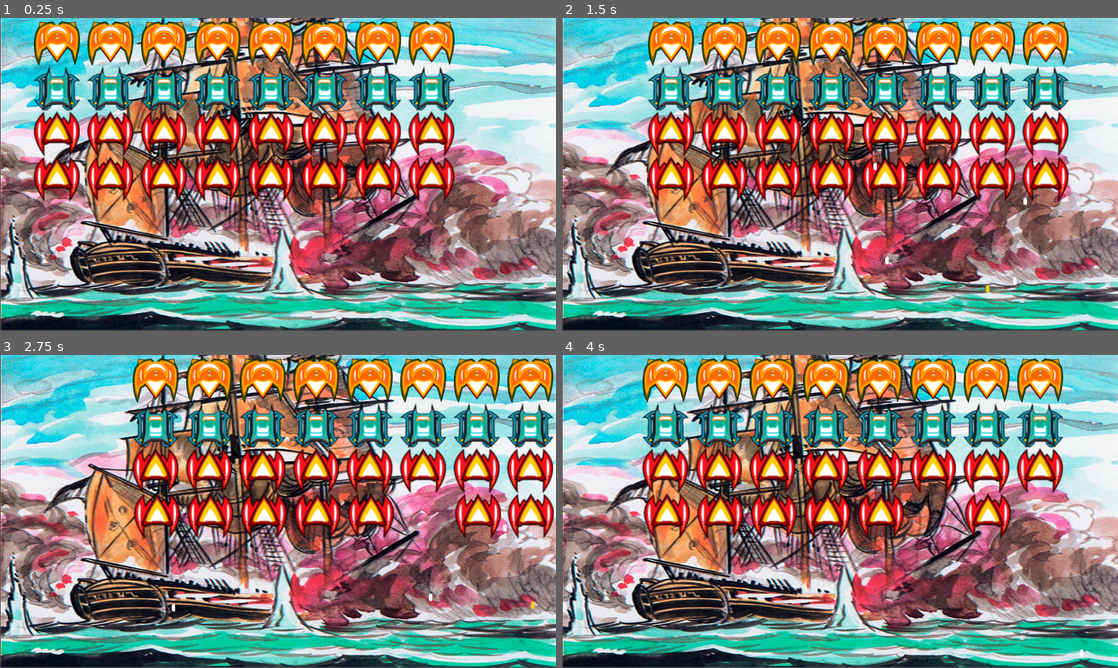
Above: before the commit, frames 1-4 (two rows, left to right).
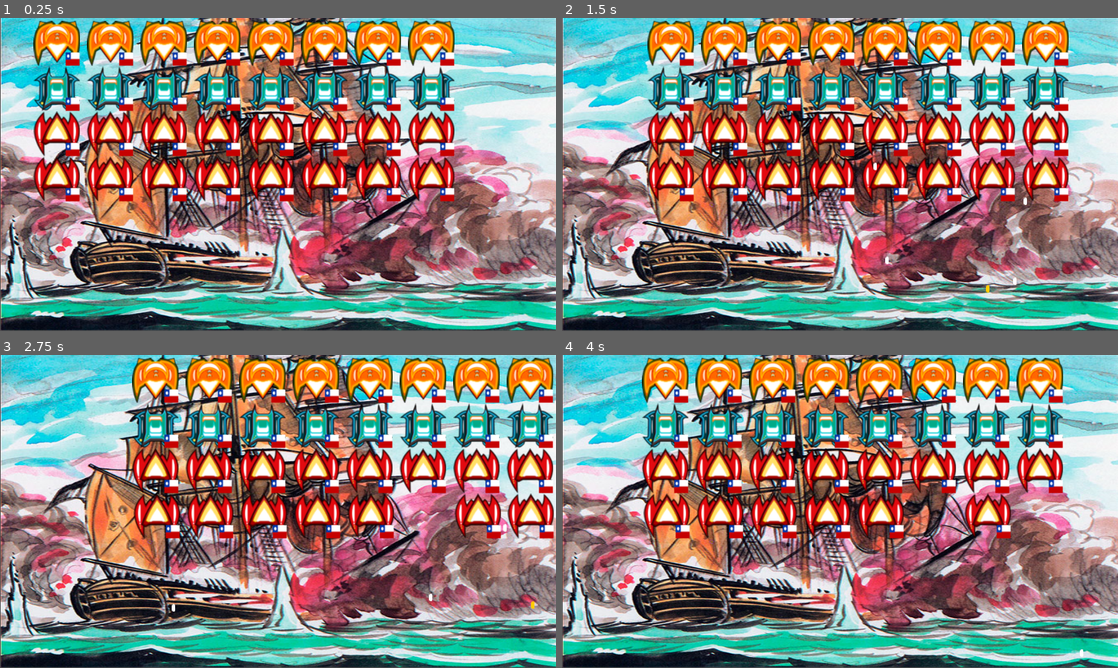
Above: after the commit, the same moments.

Repository: alexchristianqr/proyecto-final-godot
Game: Godot game, scene res://Main.tscn
Same seed, same stepped clock (60 frames per second), same inputs: the game is played once before the commit and once after it.
Inputs:
- Up to frame 1 (0.25 s): no input
- Up to frame 2 (1.5 s): tap Enter at 0.5 s; hold Right (ui_right) 0.53-1.28 s; tap Space at 0.77 s; hold Down (ui_down) from 1.28 s (still down)
- Up to frame 3 (2.75 s): tap Space at 1.52 s; release Down (ui_down) at 2.03 s; hold Right (ui_right) from 2.03 s (still down)
- Up to frame 4 (4 s): release Right (ui_right) at 2.78 s; hold Up (ui_up) 2.78-3.53 s; tap Space at 3.02, 3.77 s; hold Left (ui_left) from 3.53 s (still down)

The runs differ from the first frame. In frame 1, 7.6% of the frame differs, in the area x 6-82%, y 0-59%; in frame 2, 7.6%, in the area x 15-92%, y 0-59%; in frame 3, 7.4%; in frame 4, 7.2%.

Commit message:
naves peruanas y chilenas

Diff:
--- a/Enemigo.tscn
+++ b/Enemigo.tscn
@@ -1,15 +1,15 @@
 [gd_scene load_steps=7 format=3 uid="uid://b1ej7q2gm2edu"]
 
 [ext_resource type="Script" uid="uid://ba406g416myjj" path="res://Enemigo.gd" id="1"]
-[ext_resource type="Texture2D" uid="uid://dkls4x4fqqyi8" path="res://Img/Enemy_1.png" id="2"]
-[ext_resource type="Texture2D" uid="uid://dkm4w01w7yycu" path="res://Img/Enemy_2.png" id="3"]
-[ext_resource type="Texture2D" uid="uid://bip7fwogtidhn" path="res://Img/Enemy_3.png" id="4"]
+[ext_resource type="Texture2D" uid="uid://c6xqolnx8as67" path="res://Img/iconos/nave_enemiga_chile_3.png" id="2_j6yrh"]
+[ext_resource type="Texture2D" uid="uid://c1k44xta2040j" path="res://Img/iconos/nave_enemiga_chile_2.png" id="3_8s8li"]
+[ext_resource type="Texture2D" uid="uid://bdhnkj4tgcdd" path="res://Img/iconos/nave_enemiga_chile_1.png" id="4_ouvtx"]
 
 [sub_resource type="SpriteFrames" id="1"]
 animations = [{
 "frames": [{
 "duration": 1.0,
-"texture": ExtResource("2")
+"texture": ExtResource("2_j6yrh")
 }],
 "loop": true,
 "name": &"Nave_1",
@@ -17,7 +17,7 @@
 }, {
 "frames": [{
 "duration": 1.0,
-"texture": ExtResource("3")
+"texture": ExtResource("3_8s8li")
 }],
 "loop": true,
 "name": &"Nave_2",
@@ -25,7 +25,7 @@
 }, {
 "frames": [{
 "duration": 1.0,
-"texture": ExtResource("4")
+"texture": ExtResource("4_ouvtx")
 }],
 "loop": true,
 "name": &"Nave_3",
--- a/Gameover.tscn
+++ b/Gameover.tscn
@@ -463,17 +463,17 @@
 script = ExtResource("1")
 
 [node name="TextureRect" type="TextureRect" parent="."]
-offset_left = 210.0
-offset_top = 32.0
-offset_right = 885.0
-offset_bottom = 570.0
+offset_left = 245.0
+offset_top = 155.0
+offset_right = 842.0
+offset_bottom = 530.0
 texture = SubResource("GradientTexture2D_eowtm")
 
 [node name="Kills" type="Label" parent="."]
-offset_left = 466.0
-offset_top = 63.0
-offset_right = 594.0
-offset_bottom = 166.0
+offset_left = 479.0
+offset_top = 153.0
+offset_right = 607.0
+offset_bottom = 256.0
 theme_override_fonts/font = SubResource("1")
 theme_override_font_sizes/font_size = 42
 text = "0"
@@ -485,10 +485,10 @@
 anchor_top = 1.0
 anchor_right = 1.0
 anchor_bottom = 1.0
-offset_left = 408.0
-offset_top = 387.0
-offset_right = 706.0
-offset_bottom = 479.0
+offset_left = 399.0
+offset_top = 404.0
+offset_right = 697.0
+offset_bottom = 496.0
 grow_horizontal = 0
 grow_vertical = 0
 theme = SubResource("Theme_eowtm")
@@ -497,15 +497,15 @@
 text = "Reiniciar"
 
 [node name="Label" type="Label" parent="."]
-offset_left = 307.0
-offset_top = 243.0
-offset_right = 798.0
-offset_bottom = 357.0
+offset_left = 315.0
+offset_top = 286.0
+offset_right = 806.0
+offset_bottom = 417.0
 theme_override_colors/font_color = Color(0, 0, 0, 1)
 theme_override_colors/font_shadow_color = Color(0.890196, 0.972549, 0.25098, 1)
 theme_override_colors/font_outline_color = Color(0, 0, 0, 1)
 theme_override_fonts/font = SubResource("2")
-theme_override_font_sizes/font_size = 46
+theme_override_font_sizes/font_size = 36
 text = "juego terminado"
 horizontal_alignment = 1
 vertical_alignment = 1
--- a/Jugador.tscn
+++ b/Jugador.tscn
@@ -1,43 +1,47 @@
-[gd_scene load_steps=7 format=2]
+[gd_scene load_steps=7 format=3 uid="uid://bu3evfrtf3a5g"]
 
 [ext_resource type="Script" uid="uid://bq6u7ofyfpe8t" path="res://Jugador.gd" id="1"]
-[ext_resource type="Texture2D" uid="uid://vqrry872i1ba" path="res://Img/Nave 02 (copia).png" id="2"]
-[ext_resource type="Texture2D" uid="uid://cibvn5dod4bgl" path="res://Img/Nave 0 (copia).png" id="3"]
-[ext_resource type="Texture2D" uid="uid://7s7g0oybma7j" path="res://Img/Nave 01 (copia).png" id="4"]
+[ext_resource type="Texture2D" uid="uid://bpd0dmfp34chr" path="res://Img/iconos/nave_peru_flame_amarillo_fuerte.png" id="2_w2bje"]
+[ext_resource type="Texture2D" uid="uid://cigwt1u7yhjjy" path="res://Img/iconos/nave_peru_flame_amarillo_bajo.png" id="3_pclxs"]
+[ext_resource type="Texture2D" uid="uid://dqvtlehg10gm6" path="res://Img/iconos/nave_peru_flame_celeste.png" id="4_kg3ks"]
 
-[sub_resource type="SpriteFrames" id=1]
-animations = [ {
-"frames": [ ExtResource( 3 ) ],
+[sub_resource type="SpriteFrames" id="1"]
+animations = [{
+"frames": [{
+"duration": 1.0,
+"texture": ExtResource("2_w2bje")
+}, {
+"duration": 1.0,
+"texture": ExtResource("3_pclxs")
+}],
 "loop": true,
-"name": "Still",
+"name": &"Move",
 "speed": 5.0
 }, {
-"frames": [ ExtResource( 4 ), ExtResource( 2 ) ],
+"frames": [{
+"duration": 1.0,
+"texture": ExtResource("4_kg3ks")
+}],
 "loop": true,
-"name": "Move",
+"name": &"Still",
 "speed": 5.0
-} ]
+}]
 
-[sub_resource type="CapsuleShape2D" id=2]
-radius = 29.7563
+[sub_resource type="CapsuleShape2D" id="2"]
+radius = 0.0
 height = 0.0
 
 [node name="Player" type="Area2D"]
-position = Vector2( 553.045, 566.925 )
+position = Vector2(553.045, 566.925)
 collision_layer = 2
 collision_mask = 2
-script = ExtResource( 1 )
-__meta__ = {
-"_edit_group_": true,
-"_edit_horizontal_guides_": [ 583.453 ]
-}
+script = ExtResource("1")
 
 [node name="AnimatedSprite2D" type="AnimatedSprite2D" parent="."]
-position = Vector2( -0.529724, 0.529663 )
-frames = SubResource( 1 )
-animation = "Move"
+position = Vector2(-0.529724, 0.529663)
+sprite_frames = SubResource("1")
+animation = &"Still"
 
 [node name="CollisionShape2D" type="CollisionShape2D" parent="."]
-visible = false
-position = Vector2( 0.529724, -0.529785 )
-shape = SubResource( 2 )
+position = Vector2(0.529724, -0.529785)
+shape = SubResource("2")
Binary file added: Img/iconos/nave_enemiga_chile_1.png
Not shown, added: Img/iconos/nave_enemiga_chile_1.png.import
Binary file added: Img/iconos/nave_enemiga_chile_2.png
Not shown, added: Img/iconos/nave_enemiga_chile_2.png.import
Binary file added: Img/iconos/nave_enemiga_chile_3.png
Not shown, added: Img/iconos/nave_enemiga_chile_3.png.import
Binary file added: Img/iconos/nave_peru_flame_amarillo_bajo.png
Not shown, added: Img/iconos/nave_peru_flame_amarillo_bajo.png.import
Binary file added: Img/iconos/nave_peru_flame_amarillo_fuerte.png
Not shown, added: Img/iconos/nave_peru_flame_amarillo_fuerte.png.import
Binary file added: Img/iconos/nave_peru_flame_celeste.png
Not shown, added: Img/iconos/nave_peru_flame_celeste.png.import
(and 1 more such lines)
